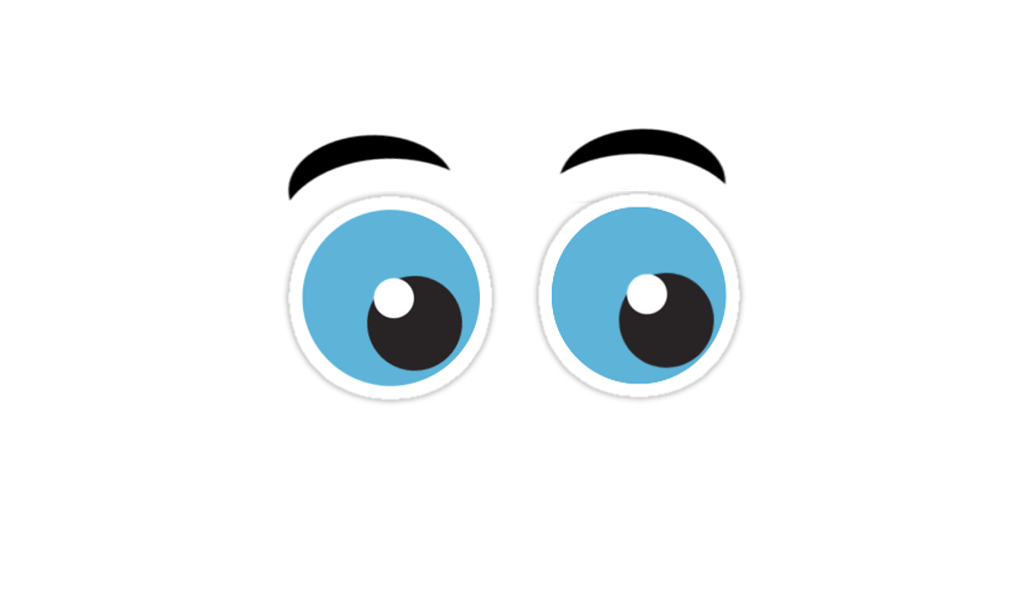
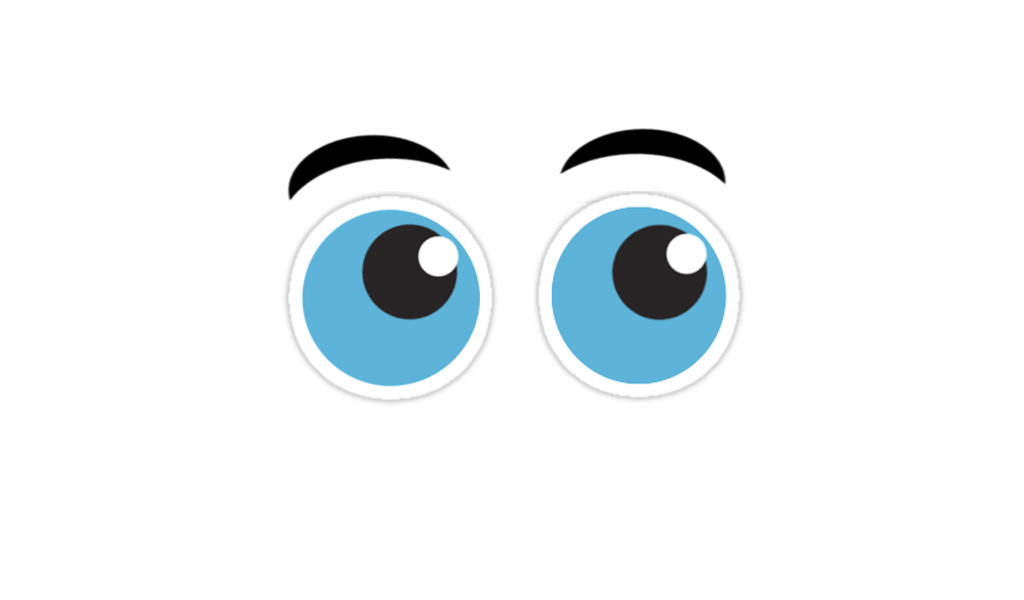
Before/after of a 1024 × 600 layered artwork. What changed in the layer stack:
painted on "Pasted Layer copy #4" over [611, 223, 716, 369]
painted on "Pasted Layer copy #3" over [361, 222, 464, 372]
